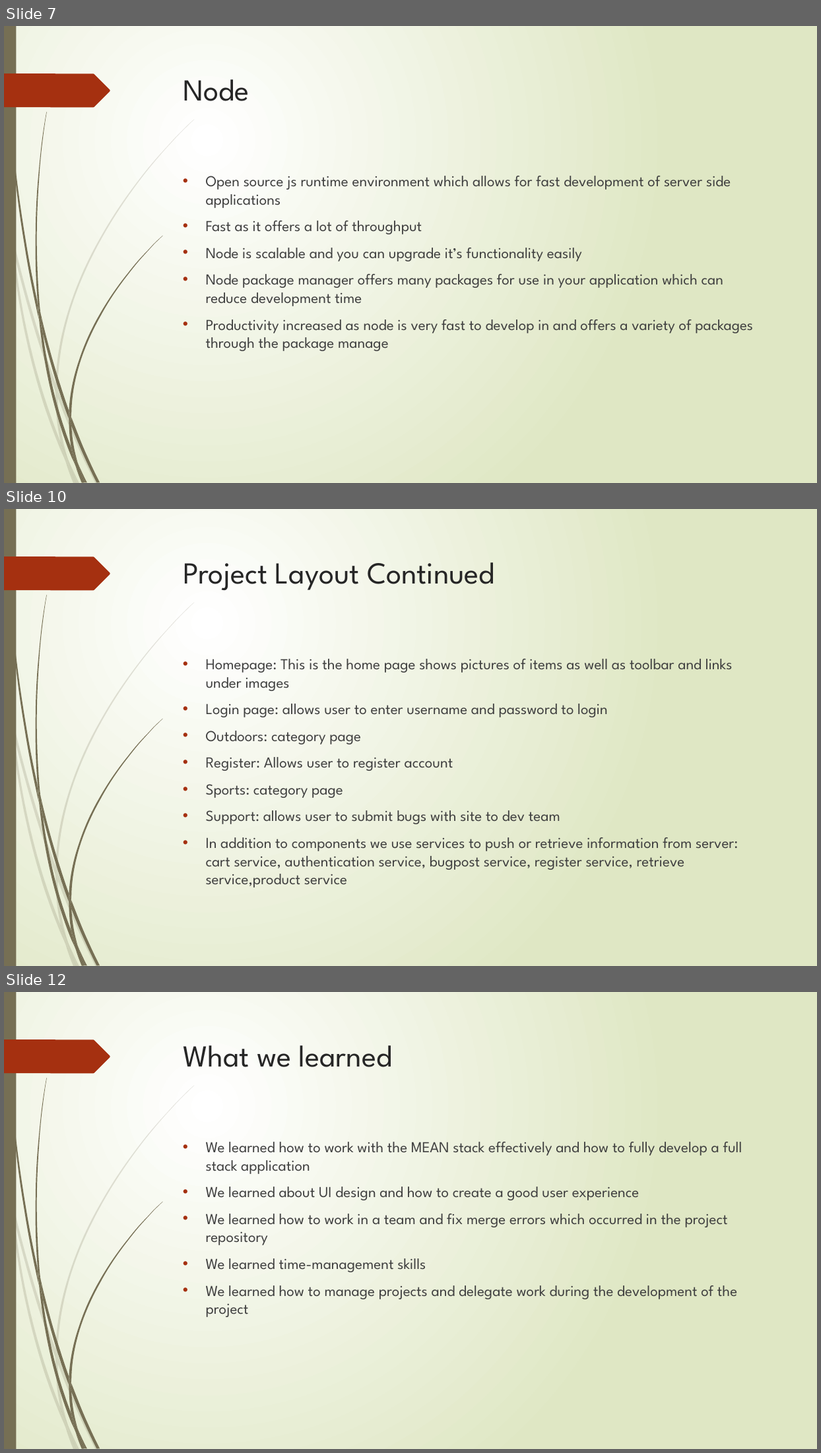
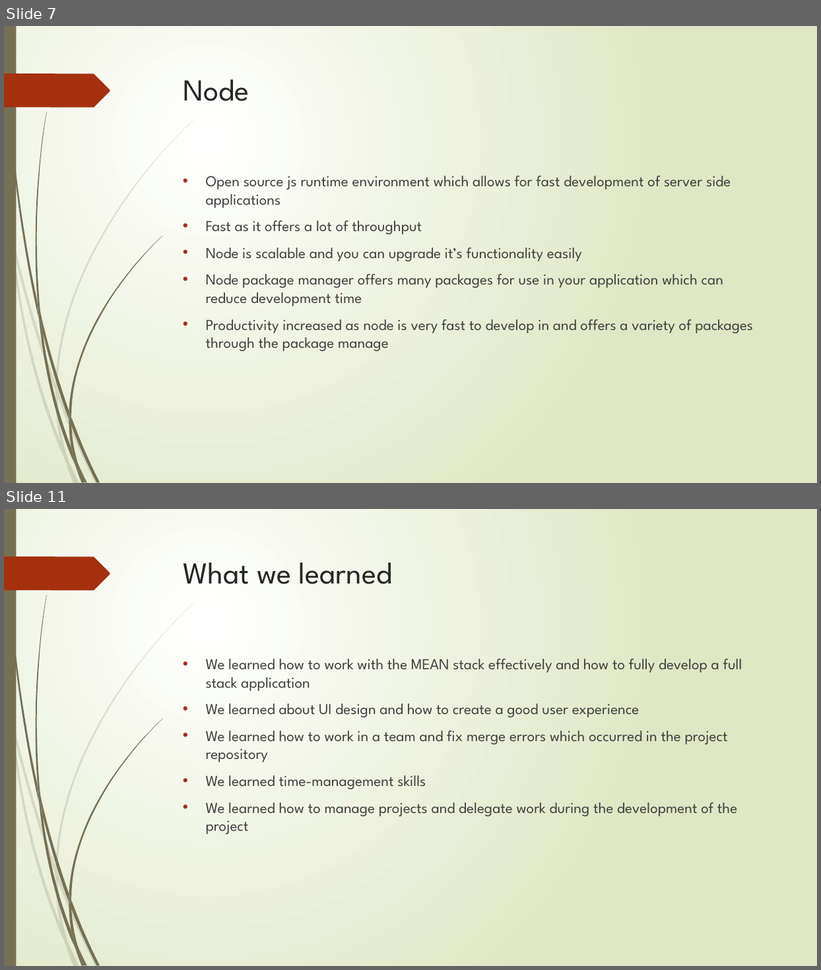
Before and after one commit to Ultan-Kearns/eCommerceApp, a slide deck: Presentation IT Professional.pptx. Shown one above the other, each under a label of ours: slides 7, 10 and 12 before the commit, slides 7 and 11 after it; the slides between them are not shown. The pictures are 821x1453 and 821x970 pixels, drawn with LibreOffice and Linux fonts; fonts in the diff are those of the drawing. Boxes give left, top, right and bottom in pixels: in the first picture for what was removed or moved away, otherwise in the second. Text is boxed around its words. In the diff, an @@ line names an element or a change of style, - is before the commit and + after.

```diff
--- a/Presentation IT Professional.pptx
+++ b/Presentation IT Professional.pptx
@@ slide 10 removed at box(4, 509, 817, 966), background gradient #FFFFFF to #DFE8C4; not listed: 24 template elements that a slide beside it also shows @@
@@ title removed at box(183, 562, 495, 590) @@
-Project Layout Continued
@@ text removed at box(206, 659, 738, 888) @@
-• Homepage: This is the home page shows pictures of items as well as toolbar and links under images
-• Login page: allows user to enter username and password to login
-• Outdoors: category page
-• Register: Allows user to register account
-• Sports: category page
-• Support: allows user to submit bugs with site to dev team
-• In addition to components we use services to push or retrieve information from server: cart service, authentication service, bugpost service, register service, retrieve service,product service
@@ what was slide 12 is now slide 11 @@
```
Also in this commit, not shown: 4 slides changed, 4 other slides removed.
